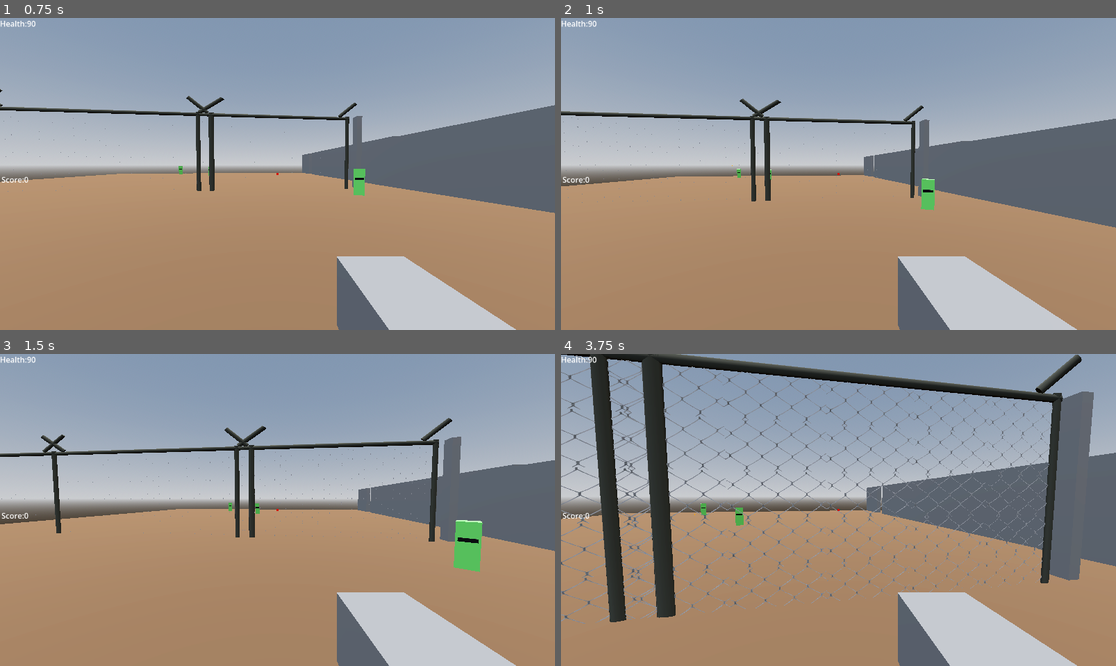
Above: before the commit, frames 1-4 (two rows, left to right).
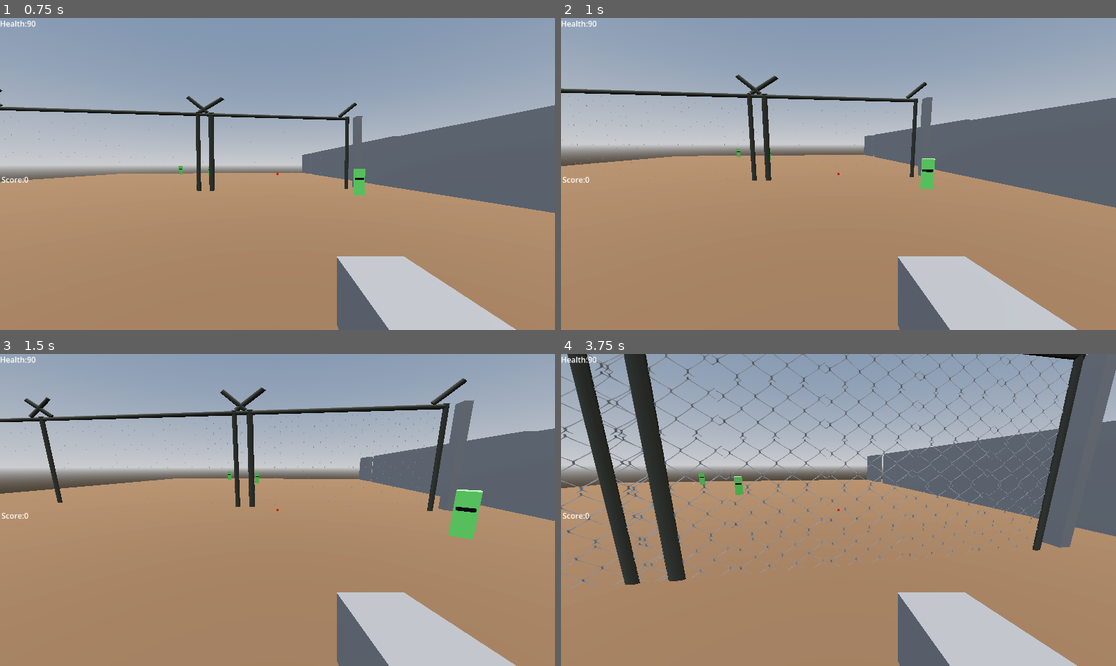
Above: after the commit, the same moments.

Repository: mohsin111111111/pkbg
Game: Godot game, scene res://world.tscn
Same seed, same stepped clock (60 frames per second), same inputs: the game is played once before the commit and once after it.
Inputs (mouse positions are in pixels of both pictures, inside the frame that each line leads up to):
- Up to frame 1 (0.75 s): tap Enter (ui_accept) at 0.5 s; move the mouse to (305, 174) at 0.52 s; press the mouse at (305, 174) at 0.53 s; hold Up (ui_up) from 0.53 s (still down)
- Up to frame 2 (1 s): keep holding Up (ui_up); tap Enter (ui_accept) at 0.77 s; tap Shift (sprint) at 0.8 s
- Up to frame 3 (1.5 s): keep holding Up (ui_up); tap Enter (ui_accept) at 1.07 s; move the mouse to (249, 510) at 1.27 s; release the mouse at (249, 510) at 1.28 s; tap Shift (sprint) at 1.35 s
- Up to frame 4 (3.75 s): keep holding Up (ui_up); tap Enter (ui_accept) at 1.52, 1.82, 3.02, 3.32 s; tap 1 (weapon_1) at 1.55 s; move the mouse to (849, 503) at 2.02 s; hold 1 (weapon_1) 2.03-2.78 s; tap 2 (weapon_2) at 2.3, 2.85 s; move the mouse to (832, 516) at 2.77 s; tap 3 (weapon_3) at 3.05 s; move the mouse to (877, 513) at 3.52 s; hold 3 (weapon_3) from 3.53 s (still down)

Frame 1 is identical in both runs. In frame 2, 14% of the frame differs, in the area x 0-100%, y 18-68%; in frame 3, 22%; in frame 4, 33%, in the area x 0-100%, y 0-87%.

Commit message:
made 3 diff types of guns shortgun,sniper,laser

Diff:
--- a/barrrel.gd
+++ b/barrrel.gd
@@ -1,6 +1,6 @@
 extends StaticBody3D
 @onready var explosion_zone = $ExplosionZone
-func take_damage():
+func take_damage(_amount):
 	var targets= explosion_zone.get_overlapping_bodies()
 	for target in targets:
 		if target.is_in_group("Player"):
--- a/bunker_level.tscn
+++ b/bunker_level.tscn
@@ -212,7 +212,7 @@
 size = Vector3(3, 1.8, 2.48)
 
 [node name="HidingCrate2" type="CSGBox3D" parent="." unique_id=819365144]
-transform = Transform3D(1, 0, 0, 0, 1, 0, 0, 0, 1, -35.680126, 1.952271, 20.757595)
+transform = Transform3D(1, 0, 0, 0, 1, 0, 0, 0, 1, -30.949205, 1.952271, 20.85283)
 use_collision = true
 size = Vector3(3, 3.3000488, 2.4799805)
 
--- a/enemy.gd
+++ b/enemy.gd
@@ -67,8 +67,8 @@
 		can_shoot = false
 		await get_tree().create_timer(1.5).timeout
 		can_shoot = true
-func take_damage():
-	health -= 1
+func take_damage(amount):
+	health -= amount
 	print("Body took damage! Health is now: ", health)
 	if health <= 0:
 		print("Health hit 0. Zombie is dying!")
--- a/head.gd
+++ b/head.gd
@@ -1,9 +1,9 @@
 extends Area3D
 
 
-func take_damage():
+func take_damage(amount):
 	print("BOOM HEADSHOT!")
 	var main_zombie=get_parent()
 	if main_zombie != null and main_zombie.has_method("take_damage"):
 		main_zombie.health = 0
-		main_zombie.take_damage()
+		main_zombie.take_damage(amount)
--- a/player.gd
+++ b/player.gd
@@ -1,20 +1,30 @@
 extends CharacterBody3D
+enum WeaponType {LASER, SHOTGUN, SNIPER}
+var current_weapon = WeaponType.LASER
+var weapon_db = {
+	WeaponType.LASER: {"damage": 10, "rate": 0.2, "rays": 1, "spread": 0.0},
+	WeaponType.SHOTGUN: {"damage": 12, "rate": 0.8, "rays": 6, "spread": 0.15},
+	WeaponType.SNIPER: {"damage": 50, "rate": 1.5, "rays": 1, "spread": 0.0}
+}
+
 const WALK_SPEED = 5.0
 const SPRINT_SPEED = 12.0
 const JUMP_VELOCITY = 4.5
 
-var current_speed=WALK_SPEED
+var current_speed = WALK_SPEED
 var gravity = ProjectSettings.get_setting("physics/3d/default_gravity")
 var mouse_sensitivity = 0.002
-var health=100
+var health = 100
 var score = 0
-var has_red_key=false
-var jump_count=0
-var max_jumps=2
-var max_ammo=10
-var current_ammo= max_ammo
+var has_red_key = false
+var jump_count = 0
+var max_jumps = 2
+var max_ammo = 10
+var current_ammo = max_ammo
 var is_reloading = false
 var recoil_amount = 0.05
+var can_shoot = true
+
 const BASE_FOV = 75.0
 const AIM_FOV = 40.0
 
@@ -31,49 +41,44 @@
 	score_text.text= "Score:" + str(score)
 	update_ammo_text()
 	raycast.add_exception(self)
+
+func _unhandled_input(event):
+	if event.is_action_pressed("weapon_1"): current_weapon = WeaponType.LASER
+	if event.is_action_pressed("weapon_2"): current_weapon = WeaponType.SHOTGUN
+	if event.is_action_pressed("weapon_3"): current_weapon = WeaponType.SNIPER
+
 func _input(event):
 	if event is InputEventMouseMotion:
 		rotate_y(-event.relative.x * mouse_sensitivity)
 		camera.rotate_x(-event.relative.y * mouse_sensitivity)
-		camera.rotation.x = clamp(camera.rotation.x, deg_to_rad(-90),deg_to_rad(90))
+		camera.rotation.x = clamp(camera.rotation.x, deg_to_rad(-90), deg_to_rad(90))
+
 func _physics_process(delta):
 	if Input.is_action_just_pressed("ui_cancel"):
 		Input.set_mouse_mode(Input.MOUSE_MODE_VISIBLE)
+
 	if Input.is_action_pressed("aim"):
 		camera.fov = lerp(camera.fov, AIM_FOV, 10 * delta)
 	else:
-		camera.fov = lerp(camera.fov,BASE_FOV,10 * delta)
-	if Input.is_action_just_pressed("shoot") and current_ammo>0 and not is_reloading:
-		current_ammo -= 1
-		update_ammo_text()
-		camera.rotation.x -= recoil_amount
-		camera.rotation.x=clamp(camera.rotation.x,deg_to_rad(-90),deg_to_rad(90))
-		if raycast.is_colliding():
-			var hit_object = raycast.get_collider()
+		camera.fov = lerp(camera.fov, BASE_FOV, 10 * delta)
 
-			print("---PULLED TRIGGER---")
-			print("My laser just hit this exact thing :",hit_object.name)
-			if hit_object.has_method("take_damage"):
-				hit_object.take_damage()
-			elif hit_object.get_parent() !=null and hit_object.get_parent().has_method("take_damage"):
-				hit_object.get_parent().take_damage()
-	if (Input.is_action_just_pressed("reload")or (Input.is_action_just_pressed("shoot")and current_ammo <=0)) and current_ammo< max_ammo and not is_reloading:
+	if Input.is_action_pressed("shoot") and current_ammo > 0 and not is_reloading and can_shoot:
+		fire_weapon()
+	if (Input.is_action_just_pressed("reload") or (Input.is_action_just_pressed("shoot") and current_ammo <= 0)) and current_ammo < max_ammo and not is_reloading:
 		reload_weapon()
 	if not is_on_floor():
 		velocity.y -= gravity * delta
 	else:
-		jump_count=0
-	if Input.is_action_just_pressed("ui_accept") and jump_count<max_jumps:
+		jump_count = 0
+	if Input.is_action_just_pressed("ui_accept") and jump_count < max_jumps:
 		velocity.y = JUMP_VELOCITY
-		jump_count+=1
-
+		jump_count += 1
 	if Input.is_action_pressed("sprint"):
-		current_speed=SPRINT_SPEED
+		current_speed = SPRINT_SPEED
 	else:
-		current_speed=WALK_SPEED
-
+		current_speed = WALK_SPEED
 	var input_dir = Input.get_vector("ui_left", "ui_right", "ui_up", "ui_down")
-	var direction = (transform.basis * Vector3(input_dir.x,0, input_dir.y)).normalized()
+	var direction = (transform.basis * Vector3(input_dir.x, 0, input_dir.y)).normalized()
 	if direction:
 		velocity.x = direction.x * current_speed
 		velocity.z = direction.z * current_speed
@@ -81,35 +86,54 @@
 		velocity.x = move_toward(velocity.x, 0, current_speed)
 		velocity.z = move_toward(velocity.z, 0, current_speed)
 	move_and_slide()
-
-
+func fire_weapon():
+	can_shoot = false
+	current_ammo -= 1
+	update_ammo_text()
+	camera.rotation.x -= recoil_amount
+	camera.rotation.x = clamp(camera.rotation.x, deg_to_rad(-90), deg_to_rad(90))
+	var stats = weapon_db[current_weapon]
+	var original_target = raycast.target_position
+	for i in range(stats.rays):
+		var offset = Vector3.ZERO
+		if stats.spread > 0:
+			offset = Vector3(randf_range(-stats.spread, stats.spread), randf_range(-stats.spread, stats.spread), 0)
+		raycast.target_position = original_target + (offset * original_target.length())
+		raycast.force_raycast_update()
+		if raycast.is_colliding():
+			var hit_object = raycast.get_collider()
+			print("---PULLED TRIGGER---")
+			print("Hit: ", hit_object.name, " with ", stats.damage, " damage!")
+			if hit_object.has_method("take_damage"):
+				hit_object.take_damage(stats.damage)
+			elif hit_object.get_parent() != null and hit_object.get_parent().has_method("take_damage"):
+				hit_object.get_parent().take_damage(stats.damage)
+	raycast.target_position = original_target
+	await get_tree().create_timer(stats.rate).timeout
+	can_shoot = true
 func take_damage(amount):
-	health-=amount
-	health_text.text="Health:"+str(health)
+	health -= amount
+	health_text.text = "Health:" + str(health)
 	print("Player took damage! Health is now:", health)
 	flash_damage_screen()
-	if health<= 0:
+	if health <= 0:
 		print("Player died! Game Over!")
 		get_tree().call_deferred("reload_current_scene")
 func flash_damage_screen():
 	var tween = get_tree().create_tween()
-	tween.tween_property(damage_overlay,"color:a",0.4,0.1)
-	tween.tween_property(damage_overlay,"color:a",0.0,0.5)
-	#if health<=0:
-	#get_tree().call_deferred("reload_current_scene")
+	tween.tween_property(damage_overlay, "color:a", 0.4, 0.1)
+	tween.tween_property(damage_overlay, "color:a", 0.0, 0.5)
 func add_score(amount):
 	score += amount
-	score_text.text= "Score: " + str(score)
+	score_text.text = "Score: " + str(score)
 func update_ammo_text():
-		ammo_text.text = "Ammo:" + str(current_ammo) + "/" + str(max_ammo)
+	ammo_text.text = "Ammo:" + str(current_ammo) + "/" + str(max_ammo)
 func reload_weapon():
 	is_reloading = true
 	ammo_text.text = "Reloading..."
-
 	await get_tree().create_timer(1.5).timeout
-
 	current_ammo = max_ammo
-	is_reloading=false
+	is_reloading = false
 	update_ammo_text()
 func heal(amount):
 	health += amount
--- a/security_camera.gd
+++ b/security_camera.gd
@@ -3,7 +3,7 @@
 @onready var blink_timer = $BlinkTimer
 func _ready():
 	status_light.light_color = Color.WHITE
-func take_damage():
+func take_damage(amount):
 	print("Camera destroyed! The area is secure.")
 	queue_free()
 func _on_vision_zone_body_entered(body):
